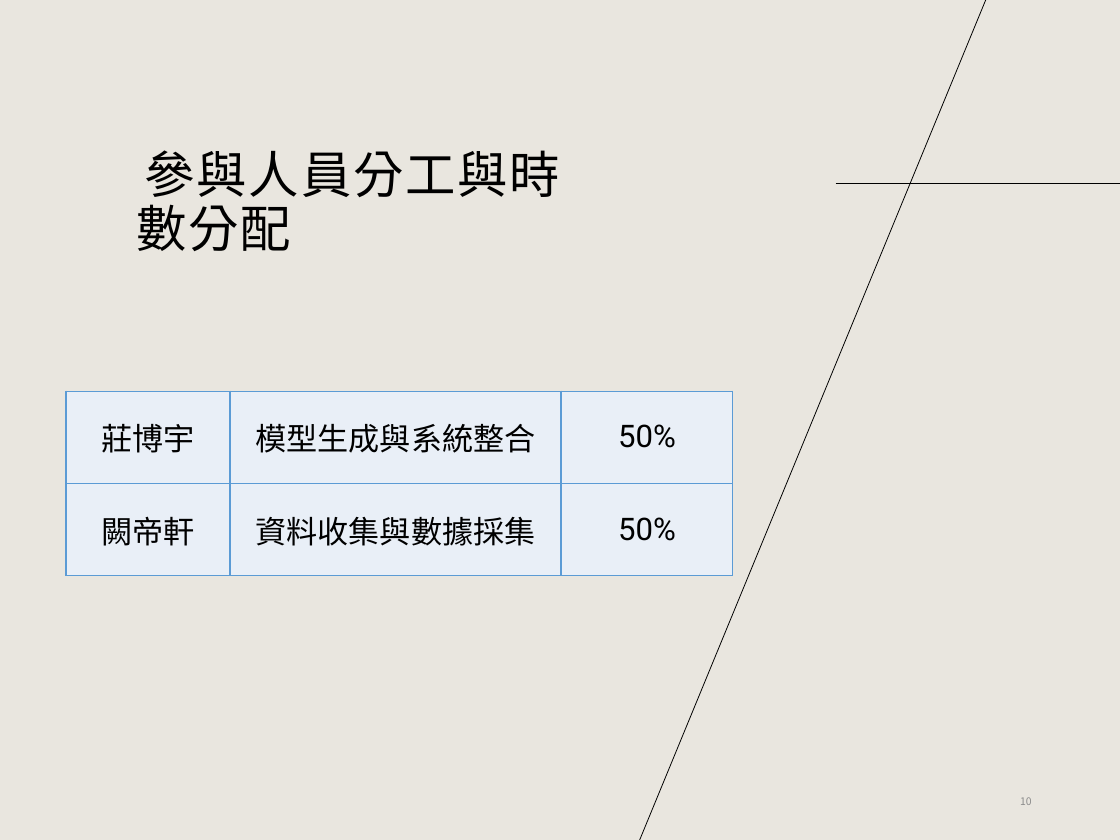
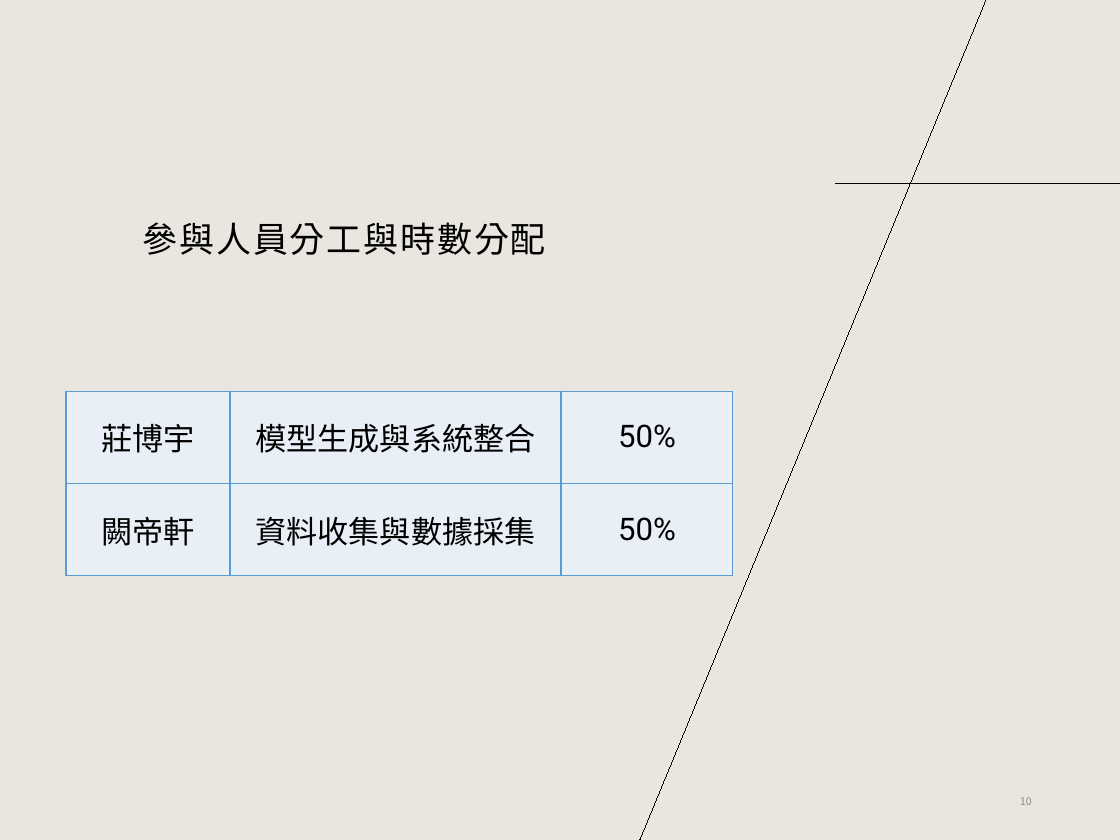
Before and after one commit to alanchuang111/graduation_project, a slide deck: slide 10 of 報告/114下期中報告.pptx. Drawn at 1120x840 pixels with LibreOffice and Linux fonts; fonts in the diff are those of the drawing. Boxes give left, top, right and bottom in pixels: in the first picture for what was removed or moved away, otherwise in the second. Text is boxed around its words. In the diff, an @@ line names an element or a change of style, - is before the commit and + after.

```diff
--- a/報告/114下期中報告.pptx
+++ b/報告/114下期中報告.pptx
@@ line (987, 0) - (638, 840): stroke #000000 0.5 pt to #000000 0 pt @@
@@ title "參與人員分工與時數分配" at bbox=[143, 222, 546, 255]: size 32.4 to 22.5 pt; line spacing 0.9 to 0.7 @@
```
Also in this commit, not shown: 11 other slides changed.
